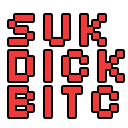
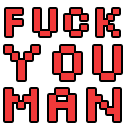
Revision of a layered 128 × 128 image; what changed, layer by layer:
added layer "FUCK you man" above "DUMBFUCK!!!!!!!" over (x1=5, y1=9, x2=121, y2=121)
renamed "SUkDICK BITC" to "SUCkDICK BITCH", hid it, painted on it over (x1=3, y1=11, x2=125, y2=118)
